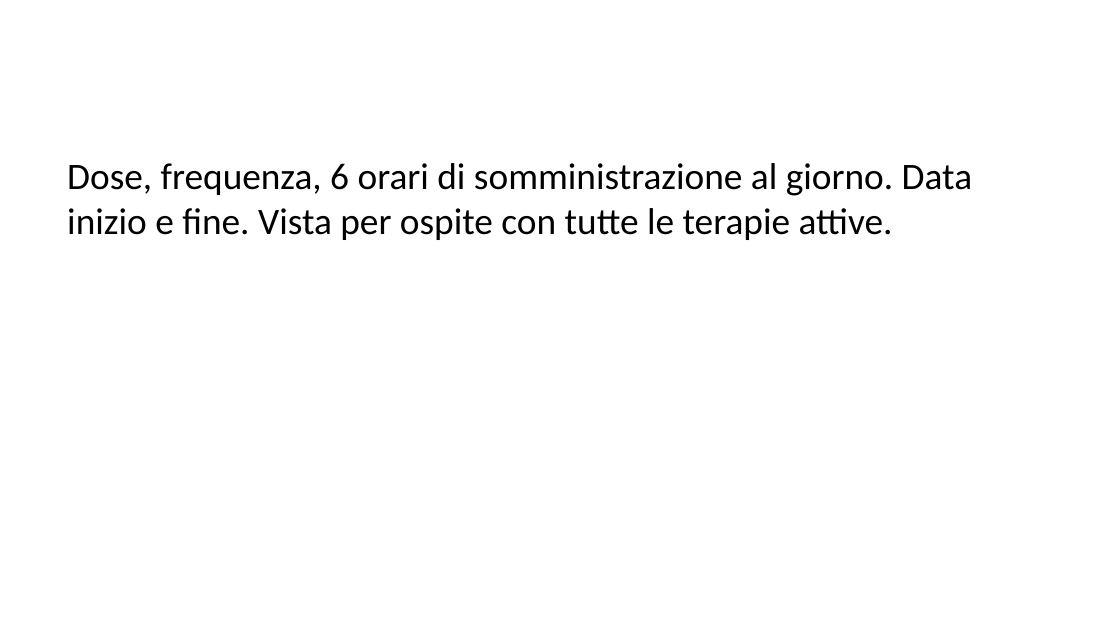
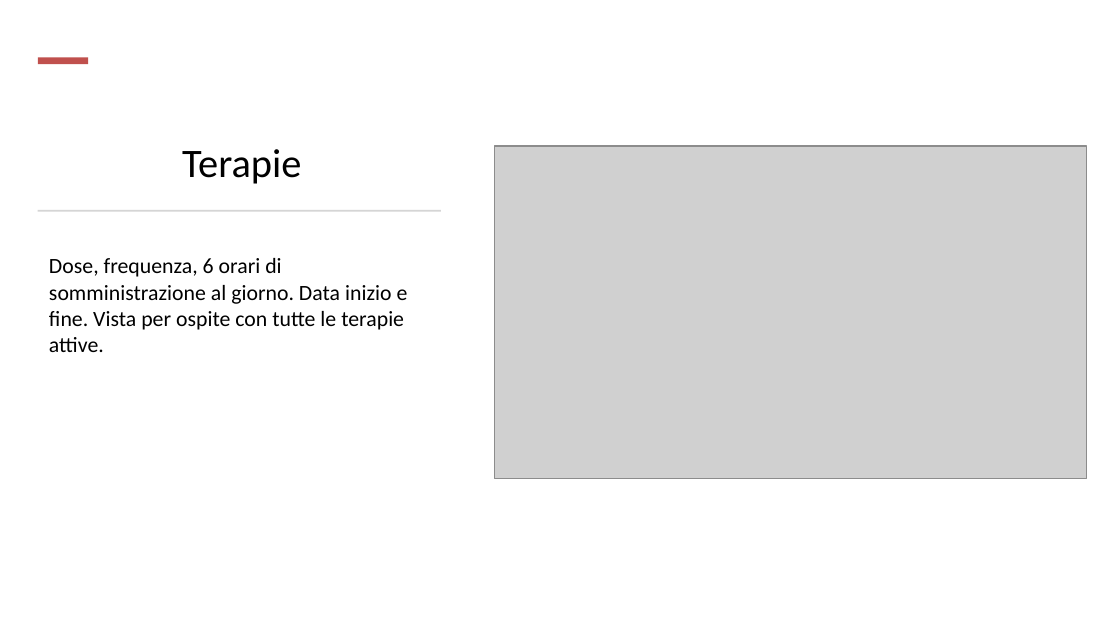
Before and after one commit to vgrazian/MediTrace, a slide deck: slide 7 of docs/presentation/medi-trace-editable.pptx (slide 13 before the commit). Drawn at 1120x630 pixels with LibreOffice and Linux fonts; fonts in the diff are those of the drawing; grey boxes stand for pictures. Boxes give left, top, right and bottom in pixels: in the first picture for what was removed or moved away, otherwise in the second. Text is boxed around its words. In the diff, an @@ line names an element or a change of style, - is before the commit and + after.

```diff
--- a/docs/presentation/medi-trace-editable.pptx
+++ b/docs/presentation/medi-trace-editable.pptx
@@ rectangle added at [38, 58, 88, 64], fill #C0504D @@
@@ title added at [182, 149, 301, 184], 26 pt, text #000000 @@
+Terapie
@@ picture added at [495, 146, 1086, 478] @@
@@ rectangle added at [38, 209, 441, 211], fill #D5D5D5 @@
@@ text "Dose, frequenza, 6 orari di ...": place and size @@
-text "Dose, frequenza, 6 orari di ..." at [67, 163, 972, 240]
+text "Dose, frequenza, 6 orari di ..." at [49, 258, 408, 352]
@@ text "Dose, frequenza, 6 orari di ..." at [49, 258, 408, 352]: size 24 to 14 pt; less space between paragraphs @@
```
Also in this commit, not shown: 15 other slides changed, 1 slide added, 10 slides removed, 27 other files.
